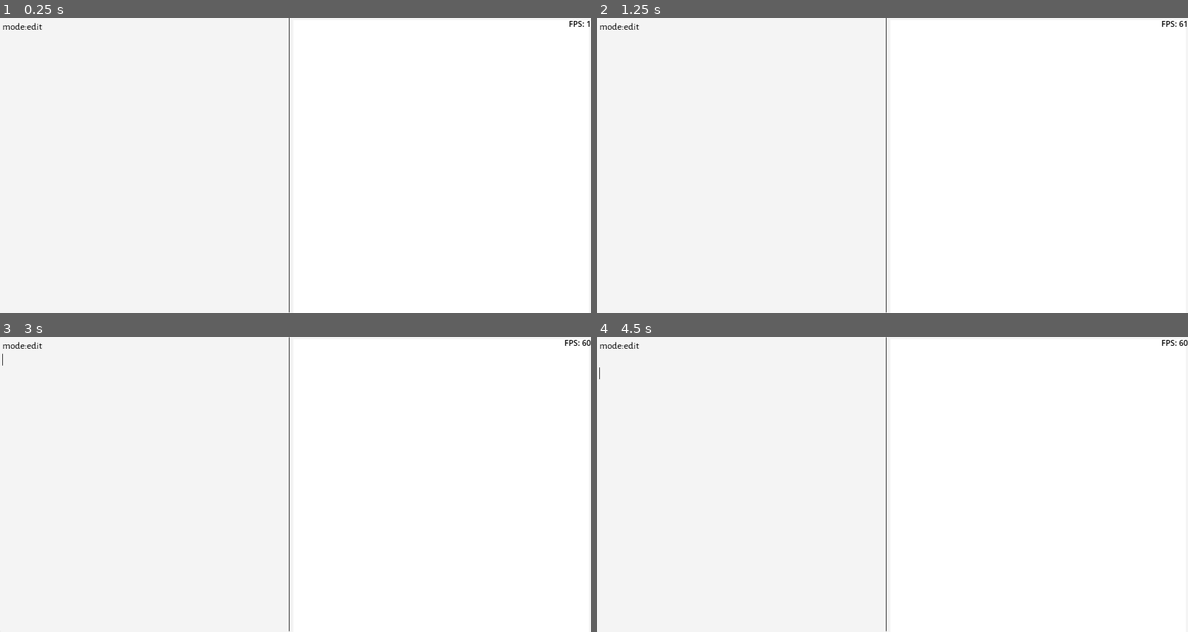
Above: before the commit, frames 1-4 (two rows, left to right).
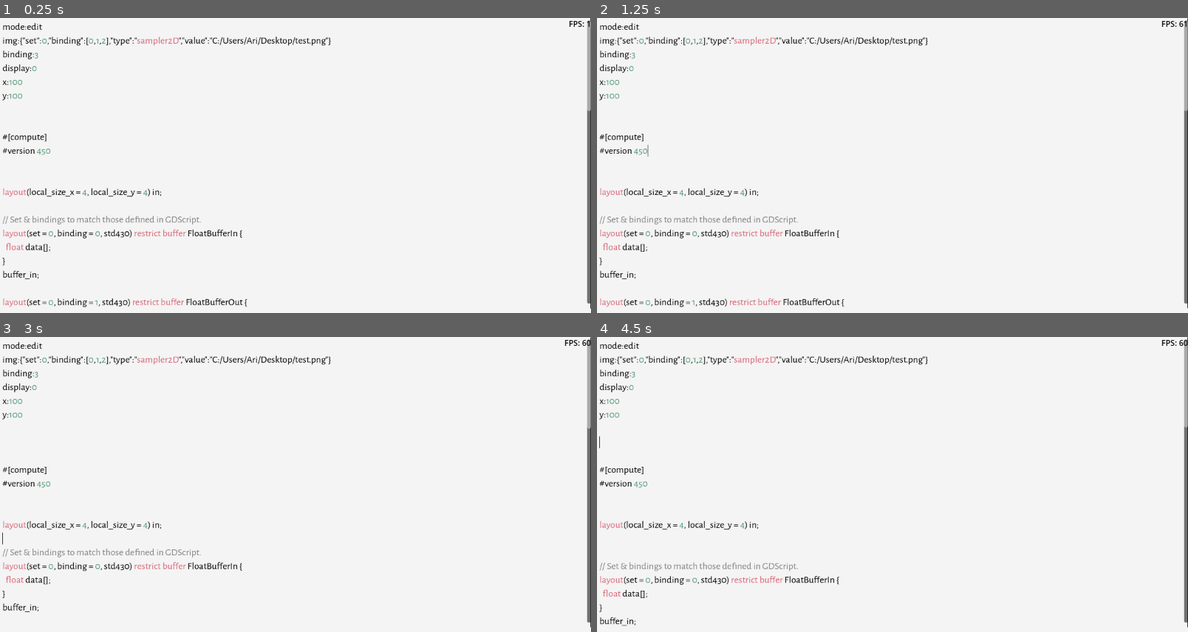
Above: after the commit, the same moments.

Repository: AriGrele/Shading_interface
Game: Godot game, scene res://main.tscn
Same seed, same stepped clock (60 frames per second), same inputs: the game is played once before the commit and once after it.
Inputs (mouse positions are in pixels of both pictures, inside the frame that each line leads up to):
- Up to frame 1 (0.25 s): no input
- Up to frame 2 (1.25 s): tap Enter at 0.5 s; move the mouse to (1022, 150) at 0.52 s; click (1022, 150) at 0.6 s
- Up to frame 3 (3 s): move the mouse to (177, 499) at 1.27 s; click (177, 499) at 1.35 s; tap Space at 2 s; move the mouse to (354, 419) at 2.02 s; click (354, 419) at 2.1 s; tap Enter at 2.75 s; move the mouse to (265, 543) at 2.77 s; click (265, 543) at 2.85 s
- Up to frame 4 (4.5 s): tap Space at 3.5 s; move the mouse to (1069, 528) at 3.52 s; click (1069, 528) at 3.6 s; tap Enter at 4.25 s; move the mouse to (715, 440) at 4.27 s; click (715, 440) at 4.35 s

The runs differ from the first frame. In frame 1, 3.4% of the frame differs, in the area x 0-100%, y 0-100%; in frame 2, 3.4%; in frame 3, 3.0%; in frame 4, 3.0%.
Error after the commit: Cannot call method 'shader_compile_spirv_from_source' on a null value. (res://code/compute.gd:24)

Commit message:
compute display tests

Diff:
--- a/code/compute.gd
+++ b/code/compute.gd
@@ -1,7 +1,14 @@
 extends Node2D
 
+var binding
+var execute
+var display
+
 var parse
-var binding
+var texture
+var right
+var imagerect
+
 var inputs={}
 var textures={}
 var types={}
@@ -9,7 +16,6 @@
 var functions = preload("res://code/load_script.gd").new()
 
 func run_compute(compute_script):
-	print(compute_script)
 	var rd := RenderingServer.create_local_rendering_device()
 
 	var shader_src := RDShaderSource.new()
@@ -21,6 +27,9 @@
 	# Prepare our data. We use floats in the shader, so we need 32 bit.
 	var uniforms={}
 	var buffers=[]
+	var dataarr=[]
+
+	print('inputs: ',inputs)
 	for input in inputs:
 		types[str(inputs[input]['binding'])]=inputs[input]['type']
 
@@ -39,6 +48,7 @@
 					item.append(Vector2(value[0],value[1]))
 				item = PackedVector2Array(item)
 			'sampler2D':
+				print('sampler2d?')
 				if not textures.has(item):
 					textures[inputs[input]['value']] = parse.load_image(inputs[input]['value'])
 				item = textures[inputs[input]['value']]
@@ -46,11 +56,12 @@
 				print('Type not supported')
 				item = PackedInt32Array([])
 
-		#print(item)
+
 		if inputs[input]['type']=='sampler2D':
-			5
+
 			var img     = item.get_image()
 			var img_pba = img.get_data()
+			#print(img_pba)
 			var width   = item.get_width()
 			var height  = item.get_height()
 
@@ -58,9 +69,10 @@
 			fmt.width      = width
 			fmt.height     = height
 			fmt.usage_bits = RenderingDevice.TEXTURE_USAGE_CAN_UPDATE_BIT | RenderingDevice.TEXTURE_USAGE_SAMPLING_BIT
-			fmt.format     = RenderingDevice.DATA_FORMAT_R8G8B8A8_SRGB
+			fmt.format     = RenderingDevice.DATA_FORMAT_R8G8B8_SRGB
 
 			var read_data = PackedByteArray(img_pba)
+			#print('r: ',read_data)
 
 			var v_tex      = rd.texture_create(fmt, RDTextureView.new(), [img_pba])
 			var samp_state = RDSamplerState.new()
@@ -81,8 +93,9 @@
 			write_data.resize(read_data.size())
 
 			# Create storage buffer for the output array.
-			var write_buffer = rd.storage_buffer_create(write_data.size(), write_data)
+			var write_buffer = rd.storage_buffer_create(read_data.size(),read_data)
 			buffers.append(write_buffer)
+			dataarr.append(read_data)
 
 			var write_uniform         := RDUniform.new()
 			write_uniform.uniform_type = RenderingDevice.UNIFORM_TYPE_STORAGE_BUFFER
@@ -94,6 +107,7 @@
 			var size_data_bytes := PackedByteArray(PackedInt32Array([width, height]).to_byte_array())
 			var size_buffer = rd.storage_buffer_create(8, size_data_bytes)
 			buffers.append(size_buffer)
+			dataarr.append(size_data_bytes)
 
 			var size_uniform         := RDUniform.new()
 			size_uniform.uniform_type = RenderingDevice.UNIFORM_TYPE_STORAGE_BUFFER
@@ -105,6 +119,7 @@
 			var bytes   = item.to_byte_array()
 			var buffer := rd.storage_buffer_create(bytes.size(),bytes)
 			buffers.append(buffer)
+			dataarr.append(bytes)
 
 			# Create a uniform to assign the buffer to the rendering device
 			var uniform         := RDUniform.new()
@@ -114,37 +129,75 @@
 			uniforms[inputs[input]['set']].append(uniform)
 
 	# Create a compute pipeline
-	var pipeline     := rd.compute_pipeline_create(shader)
-	var compute_list := rd.compute_list_begin()
-	rd.compute_list_bind_compute_pipeline(compute_list, pipeline)
-
-	var uniform_sets={}
-
-	for set in uniforms:
-		uniform_sets[set] = rd.uniform_set_create(uniforms[set],shader,set)
-		rd.compute_list_bind_uniform_set(compute_list,uniform_sets[set],set)
-
-	rd.compute_list_dispatch(compute_list, 5, 1, 1)
-	rd.compute_list_end()
-
-	# Submit to GPU and wait for sync
-	rd.submit()
-	rd.sync()
-
-	# Read back the data from the buffer
-	if binding<len(buffers):
-		var output_bytes := rd.buffer_get_data(buffers[binding])
-		var output       := output_bytes.to_float32_array()
-
-		var save_txt      = []
-		if types[str(binding+1)] == 'vec2':
-			for i in range(len(output)/2):
-				save_txt.append(str(output[(i*2)],' ',output[(i*2)+1]))
+	for iteration in range(execute):
+
+		for i in range(len(buffers)):
+			rd.buffer_update(buffers[i],0,dataarr[i].size(),dataarr[i])
+
+		var pipeline     := rd.compute_pipeline_create(shader)
+		var compute_list := rd.compute_list_begin()
+		rd.compute_list_bind_compute_pipeline(compute_list, pipeline)
+
+		var uniform_sets={}
+
+		for set in uniforms:
+			uniform_sets[set] = rd.uniform_set_create(uniforms[set],shader,set)
+			rd.compute_list_bind_uniform_set(compute_list,uniform_sets[set],set)
+
+		rd.compute_list_dispatch(compute_list, 25, 25, 1)
+		rd.compute_list_end()
+
+		# Submit to GPU and wait for sync
+		rd.submit()
+		rd.sync()
+
+		for i in range(len(buffers)):
+			dataarr[i] = rd.buffer_get_data(buffers[i])
+
+		if display>-1 and display<(len(buffers)-1):
+			print(rd.buffer_get_data(buffers[display]).size())
+			var dim=rd.buffer_get_data(buffers[display+1])
+			dim=Vector2(dim[0]+dim[1]*256+dim[2]*256*256+dim[3]*256*256*256,dim[4]+dim[5]*256+dim[6]*256*256+dim[7]*256*256*256)
+
+			print('dim: ',dim)
+			var image = Image.create_from_data(dim.x,dim.y,false,Image.FORMAT_RGB8,rd.buffer_get_data(buffers[display]))
+			var image_texture = ImageTexture.new()
+			image_texture.set_image(image)
+			texture.set_texture(image_texture)
+			await RenderingServer.frame_post_draw
+
+			#print('t: ',rd.buffer_get_data(buffers[display]))
+			var imgshader=Shader.new()
+			imgshader.set_code('shader_type canvas_item;\nuniform sampler2D img;\nvoid fragment(){COLOR=texture(img,UV);}')
+			imagerect.material.set_shader(imgshader)
+			imagerect.material.set_shader_parameter('img',image_texture)
+			#print('data: ',rd.buffer_get_data(buffers[display]))
+
+			#texture.show()
+			right.show()
+			#imagerect.hide()
+
 		else:
-			for out in output:save_txt.append(str(out))
-
-		print('Saving')
-		functions.save('\n'.join(save_txt),'compute_output.txt')
+			#texture.hide()
+			right.hide()
+			#imagerect.show()
+
+		# Read back the data from the buffer
+		if binding<len(buffers):
+			var output_bytes := rd.buffer_get_data(buffers[binding])
+			var output       := output_bytes.to_float32_array()
+
+			var save_txt      = []
+			if types.has(str(binding)) and types[str(binding)] == 'vec2':
+				for i in range(len(output)/2):
+					save_txt.append(str(output[(i*2)],' ',output[(i*2)+1]))
+			else:
+				for out in output:save_txt.append(str(out))
+
+			print('Saving ')
+			functions.save('\n'.join(save_txt),'compute_output.txt')
+
+
 
 func parse_compute(text):
 	print('compute')
@@ -156,10 +209,8 @@
 		var pair=Array(option.split(':'))
 
 		if len(pair)>1:
-			print(pair)
 			var types=pair.pop_at(0)
 			var item=JSON.parse_string(':'.join(pair))
-			print(item)
 			if item and typeof(item)==TYPE_DICTIONARY:
 				if item.has('set') and item.has('binding') and item.has('value') and item.has('type'):
 					inputs[types]=item
@@ -167,5 +218,10 @@
 	run_compute(compute_script)
 
 func _ready():
-	parse=get_node('../parse_script')
+	right     = get_node('../screen/cols/himage')
+	imagerect = right.get_node('vimage/imagerect/viewport/shaderrect')
+	texture   = get_node('../screen/cols/himage/vimage/texture')
+	parse     = get_node('../parse_script')
+
+	texture.hide()
 	parse.compute.connect(parse_compute)
--- a/code/parse_parms.gd
+++ b/code/parse_parms.gd
@@ -26,7 +26,9 @@
 		'load':'.',
 		'save':'.',
 		'save_image':'image.png',
-		'binding':'1'}
+		'binding':'1',
+		'execute':'1',
+		'display':'-1'}
 
 	for parm in default:
 		if parm in parms:pass
@@ -38,9 +40,12 @@
 	var crop_right  = float(parms['crop_right'])-float(parms['crop_left'])
 	var crop_top    = float(parms['crop_top'])
 	var crop_bottom = float(parms['crop_bottom'])
+
+	compute.execute = int(parms['execute'])
 	compute.binding = int(parms['binding'])
+	compute.display = int(parms['display'])
 
-	print(int(parms['binding']))
+	print(parms)
 
 	viewport.set_size(Vector2(x,y))
 	shaderrect.set_size(Vector2(x,y))
--- /dev/null
+++ b/code/texture.scale.gd
@@ -0,0 +1,7 @@
+extends TextureRect
+
+func _process(_delta):
+	var dim=DisplayServer.window_get_size()
+	var x=dim.x/2
+	var y=dim.y
+	self.set_custom_minimum_size(Vector2(min(x,y),min(x,y)))
--- a/main.tscn
+++ b/main.tscn
@@ -8,6 +8,7 @@
 [ext_resource type="Material" uid="uid://vjptp8piaqpn" path="res://code/imagerect.tres" id="3_hpadw"]
 [ext_resource type="Script" path="res://code/scripthighlight.gd" id="3_phq1v"]
 [ext_resource type="Script" path="res://code/load_script.gd" id="5_0h2bw"]
+[ext_resource type="Script" path="res://code/texture.scale.gd" id="5_eiiqj"]
 [ext_resource type="Material" uid="uid://dtnjm0tgpmgf7" path="res://code/shaderrect.tres" id="5_ll1yt"]
 [ext_resource type="Script" path="res://code/FPS.gd" id="7_jybdq"]
 [ext_resource type="Script" path="res://code/parse_parms.gd" id="7_spbgv"]
@@ -85,6 +86,10 @@
 layout_mode = 2
 size_flags_vertical = 3
 
+[node name="texture" type="TextureRect" parent="screen/cols/himage/vimage"]
+layout_mode = 2
+script = ExtResource("5_eiiqj")
+
 [node name="imagerect" type="ColorRect" parent="screen/cols/himage/vimage"]
 material = ExtResource("3_hpadw")
 layout_mode = 2
Not shown, changed: input.txt
Not shown: 1 places in main.tscn that only renumber resources
